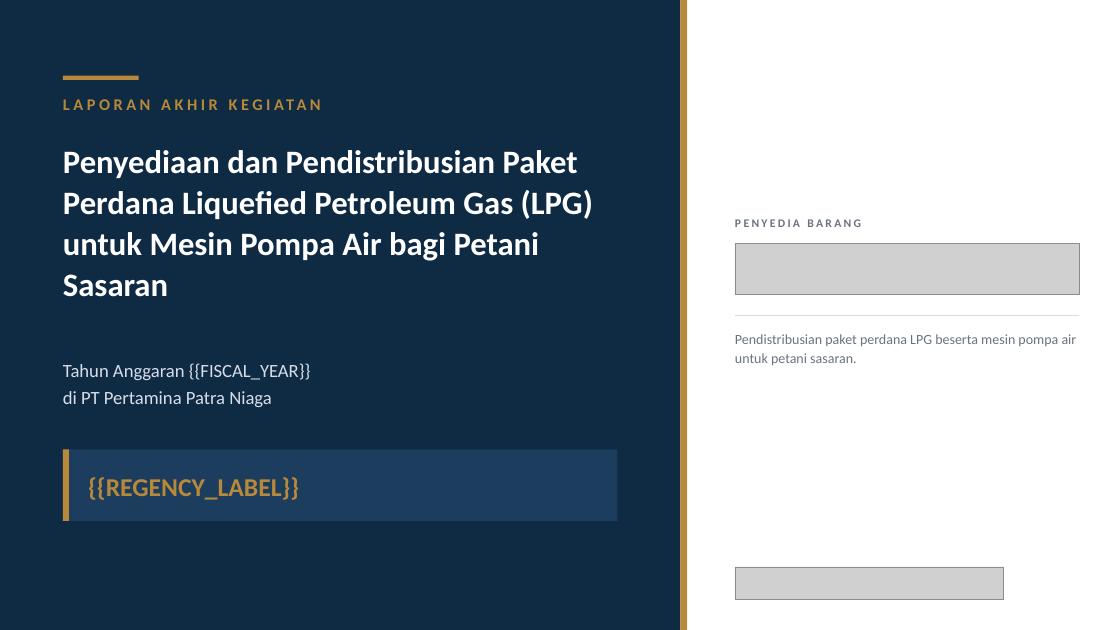
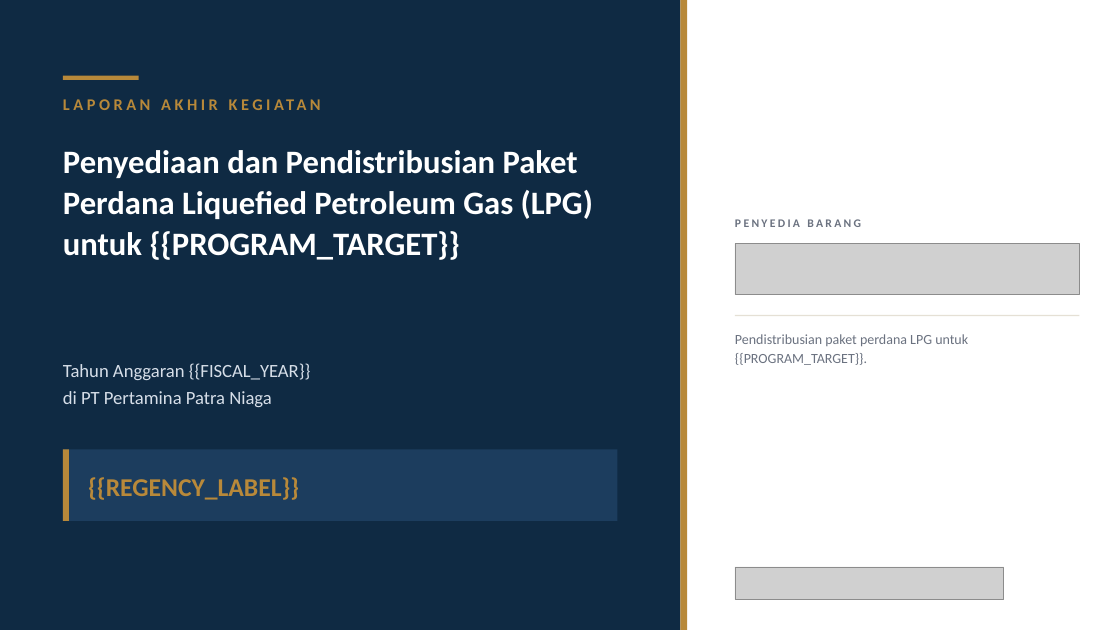
Before and after one commit to RndraThr/Konverter_Kit_Gas, a slide deck: slide 1 of internal/finalreport/template/final_report_template.pptx. Drawn at 1120x630 pixels with LibreOffice and Linux fonts; fonts in the diff are those of the drawing; grey boxes stand for pictures. Boxes give left, top, right and bottom in pixels: in the first picture for what was removed or moved away, otherwise in the second. Text is boxed around its words. In the diff, an @@ line names an element or a change of style, - is before the commit and + after.

```diff
--- a/internal/finalreport/template/final_report_template.pptx
+++ b/internal/finalreport/template/final_report_template.pptx
@@ text at [63, 150, 593, 260]: text changed @@
-Penyediaan dan Pendistribusian Paket Perdana Liquefied Petroleum Gas (LPG) untuk Mesin Pompa Air bagi Petani Sasaran
+Penyediaan dan Pendistribusian Paket Perdana Liquefied Petroleum Gas (LPG) untuk {{PROGRAM_TARGET}}
@@ text at [735, 334, 968, 365]: text changed @@
-Pendistribusian paket perdana LPG beserta mesin pompa air untuk petani sasaran.
+Pendistribusian paket perdana LPG untuk {{PROGRAM_TARGET}}.
```
Also in this commit, not shown: 1 other slide changed, 11 other files.
